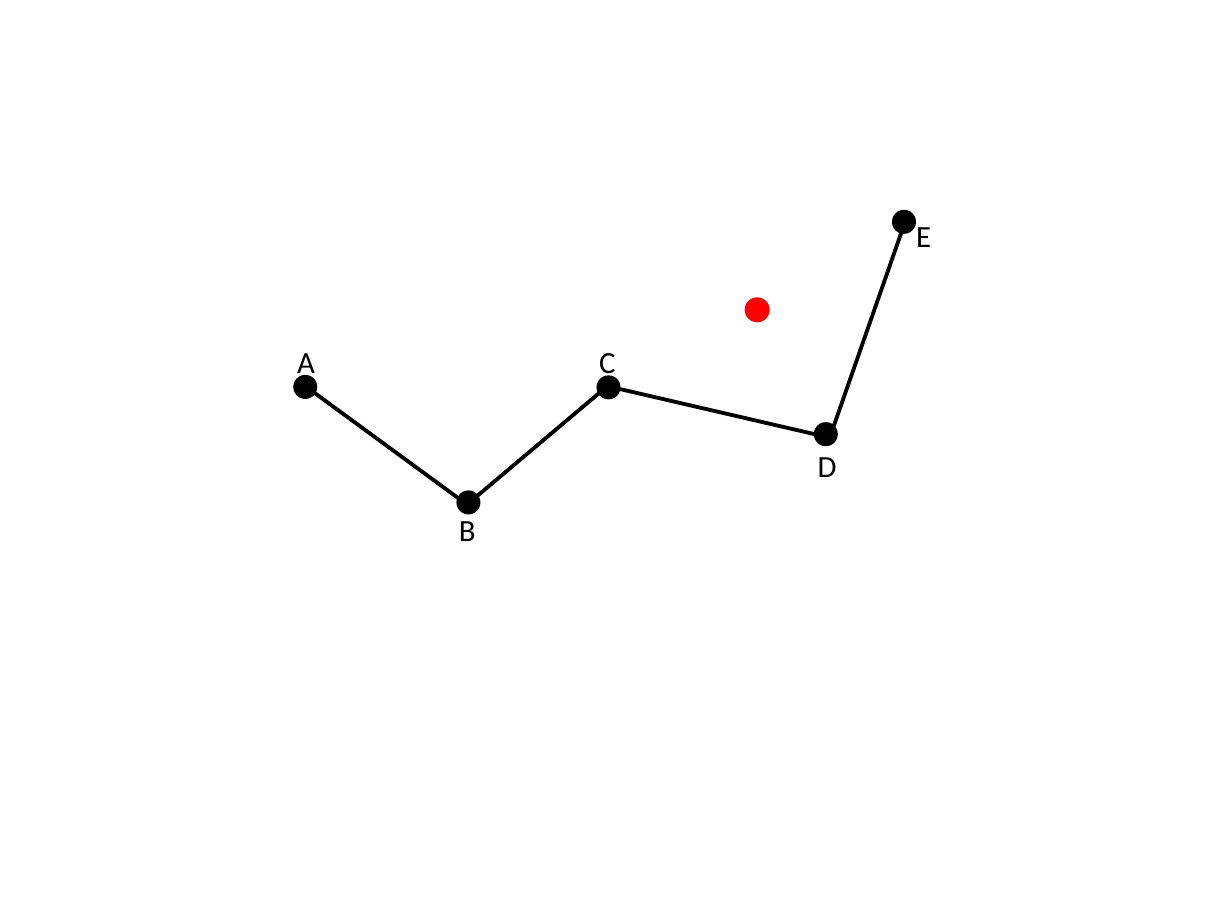
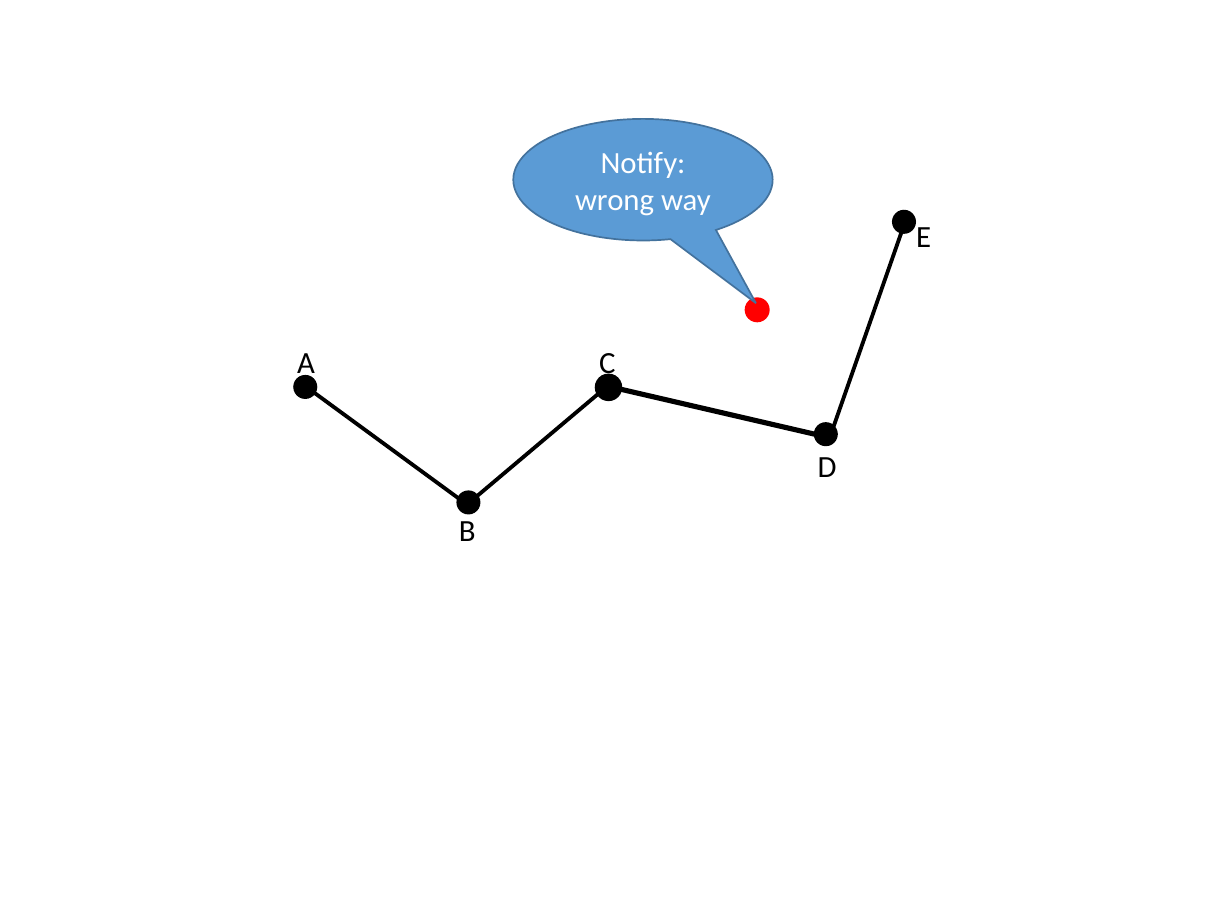
Before and after one commit to hqt/street-router, a slide deck: slide 11 of Document/presentation/nam/notify wrong way.pptx. Drawn at 1232x924 pixels with LibreOffice and Linux fonts; fonts in the diff are those of the drawing. Boxes give left, top, right and bottom in pixels: in the first picture for what was removed or moved away, otherwise in the second. Text is boxed around its words. In the diff, an @@ line names an element or a change of style, - is before the commit and + after.

```diff
--- a/Document/presentation/nam/notify wrong way.pptx
+++ b/Document/presentation/nam/notify wrong way.pptx
@@ speech bubble added at bbox=[514, 120, 774, 241], fill #5B9BD5, outline #43739E 1 pt, 18 pt, text #FFFFFF @@
+Notify: wrong way
@@ ellipse at bbox=[598, 376, 620, 398]: outline #000000 1 pt to #000000 3 pt @@
@@ line (607, 386) - (814, 434): stroke #000000 2.25 pt to #000000 3 pt @@
```
Also in this commit, not shown: 4 other slides changed.
